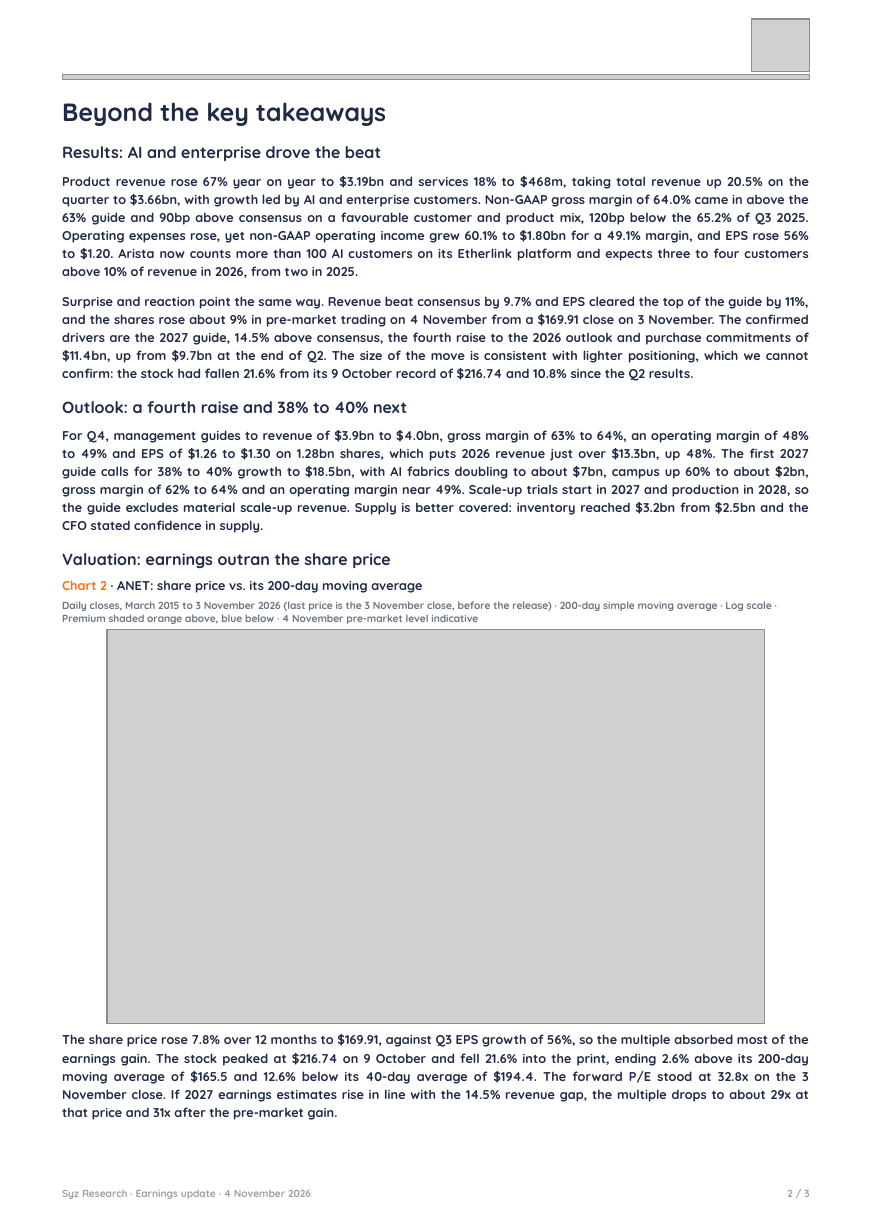
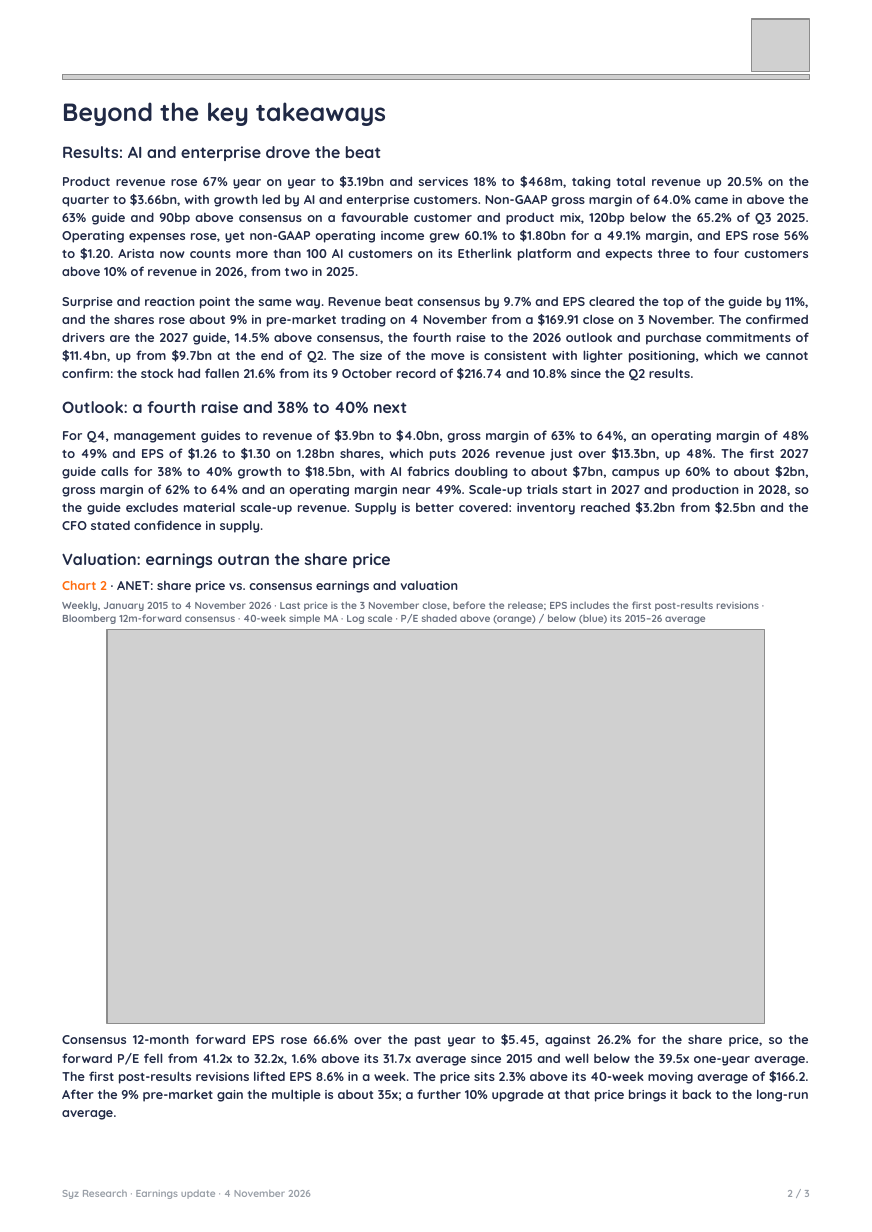
Before and after one commit to jb-db05/syz-earnings, a slide deck: slide 2 of deliveries/ANET_Q32026/Earnings_Update_ANET_Q32026.pptx. Drawn at 872x1232 pixels with LibreOffice and Linux fonts; fonts in the diff are those of the drawing; grey boxes stand for pictures. Boxes give left, top, right and bottom in pixels: in the first picture for what was removed or moved away, otherwise in the second. Text is boxed around its words. In the diff, an @@ line names an element or a change of style, - is before the commit and + after.

```diff
--- a/deliveries/ANET_Q32026/Earnings_Update_ANET_Q32026.pptx
+++ b/deliveries/ANET_Q32026/Earnings_Update_ANET_Q32026.pptx
@@ text at bbox=[62, 580, 458, 593]: text changed @@
-Chart 2 · ANET: share price vs. its 200-day moving average
+Chart 2 · ANET: share price vs. consensus earnings and valuation
@@ text at bbox=[62, 601, 759, 624]: text changed @@
-Daily closes, March 2015 to 3 November 2026 (last price is the 3 November close, before the release) · 200-day simple moving average · Log scale · Premium shaded orange above, blue below · 4 November pre-market level indicative
+Weekly, January 2015 to 4 November 2026 · Last price is the 3 November close, before the release; EPS includes the first post-results revisions · Bloomberg 12m-forward consensus · 40-week simple MA · Log scale · P/E shaded above (orange) / below (blue) its 2015–26 average
@@ text at bbox=[62, 1034, 809, 1120]: text changed @@
-The share price rose 7.8% over 12 months to $169.91, against Q3 EPS growth of 56%, so the multiple absorbed most of the earnings gain. The stock peaked at $216.74 on 9 October and fell 21.6% into the print, ending 2.6% above its 200-day moving average of $165.5 and 12.6% below its 40-day average of $194.4. The forward P/E stood at 32.8x on the 3 November close. If 2027 earnings estimates rise in line with the 14.5% revenue gap, the multiple drops to about 29x at that price and 31x after the pre-market gain.
+Consensus 12-month forward EPS rose 66.6% over the past year to $5.45, against 26.2% for the share price, so the forward P/E fell from 41.2x to 32.2x, 1.6% above its 31.7x average since 2015 and well below the 39.5x one-year average. The first post-results revisions lifted EPS 8.6% in a week. The price sits 2.3% above its 40-week moving average of $166.2. After the 9% pre-market gain the multiple is about 35x; a further 10% upgrade at that price brings it back to the long-run average.
```
Also in this commit, not shown: 2 other slides changed, 8 other files.
